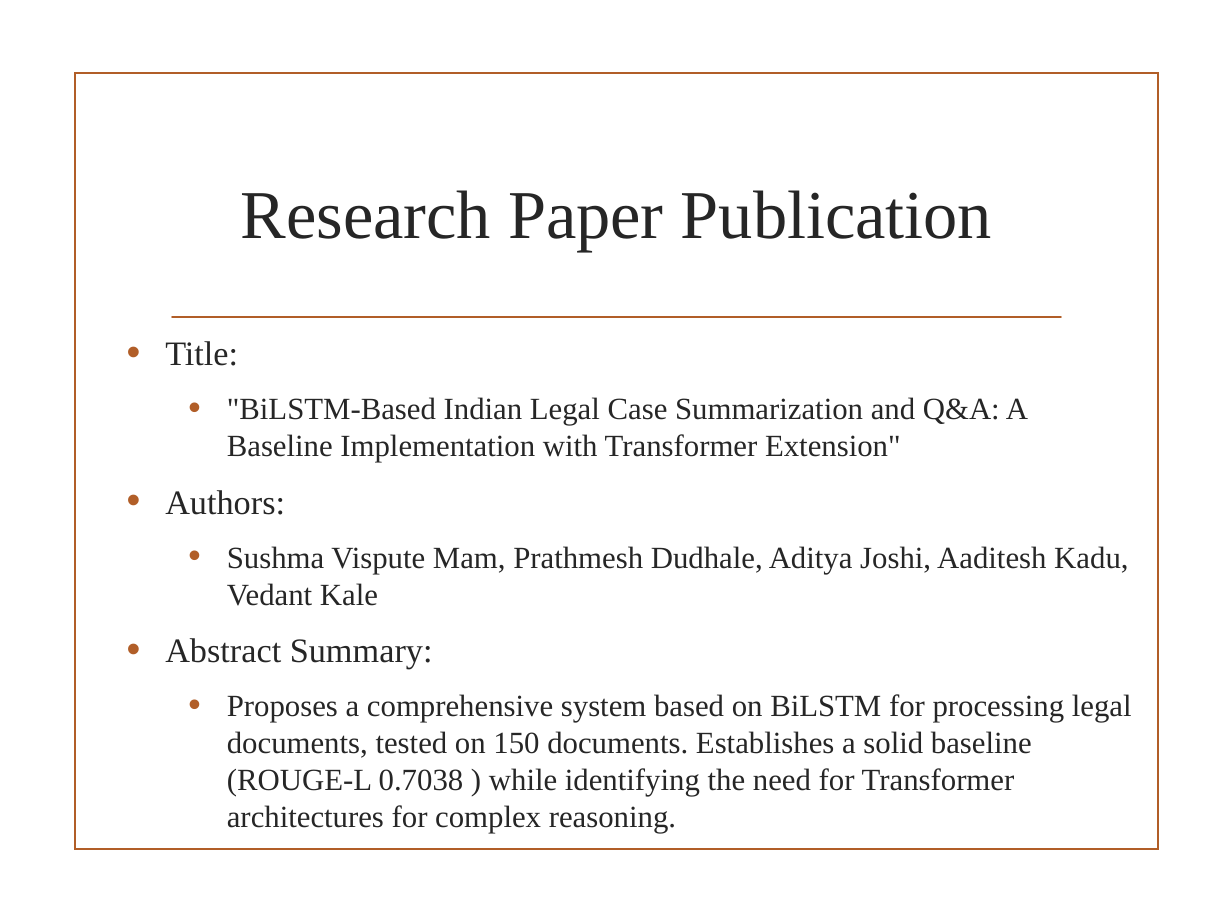
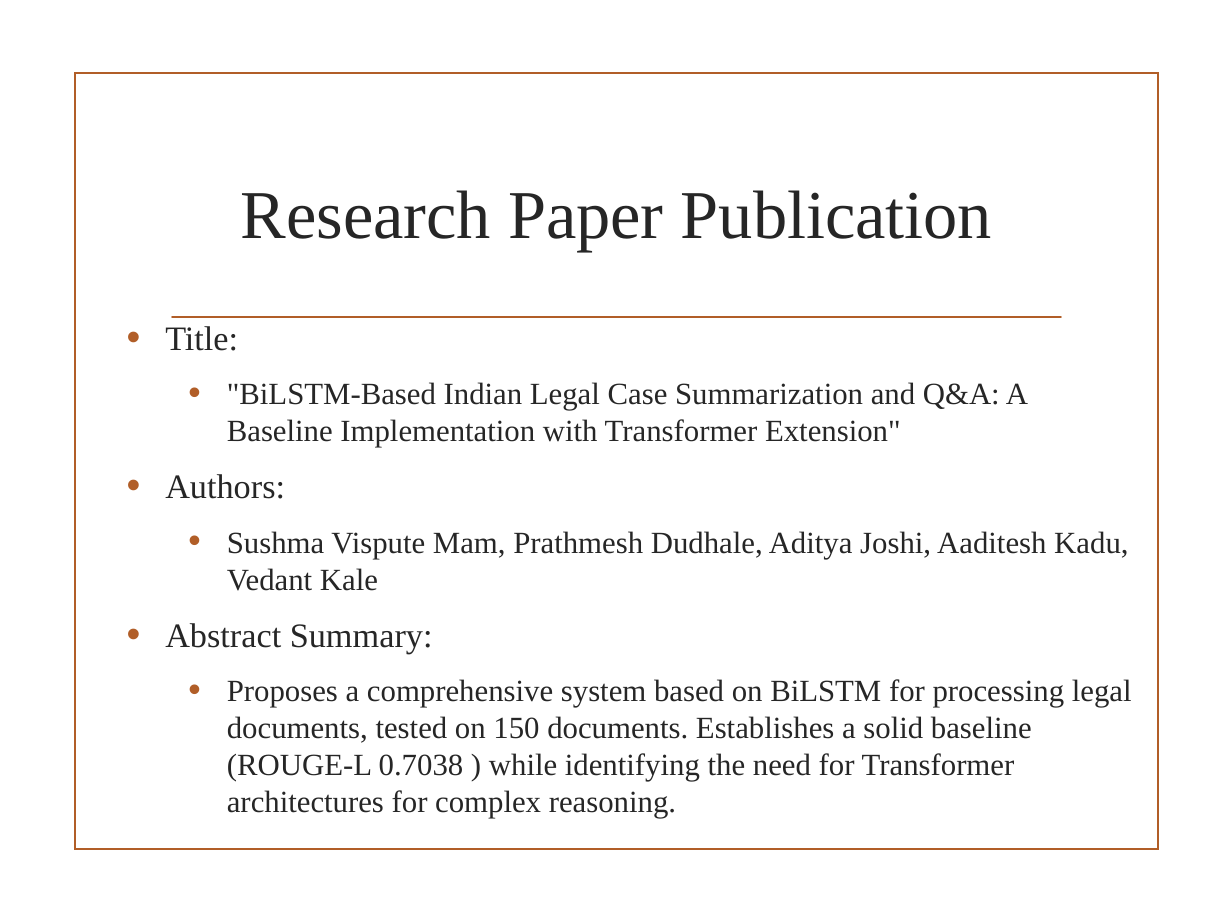
Before and after one commit to VedantKale106/B.Tech-Project-Files, a slide deck: slide 19 of PPT Review 1.pptx (slide 16 before the commit). Drawn at 1232x924 pixels with LibreOffice and Linux fonts; fonts in the diff are those of the drawing; background and template pictures are left out. Boxes give left, top, right and bottom in pixels: in the first picture for what was removed or moved away, otherwise in the second. Text is boxed around its words. In the diff, an @@ line names an element or a change of style, - is before the commit and + after.

```diff
--- a/PPT Review 1.pptx
+++ b/PPT Review 1.pptx
@@ text "Title:": place and size @@
-text "Title:" at bbox=[165, 341, 1132, 833]
+text "Title:" at bbox=[165, 326, 1132, 818]
```
Also in this commit, not shown: 5 other slides changed, 7 slides added, 2 slides removed.
